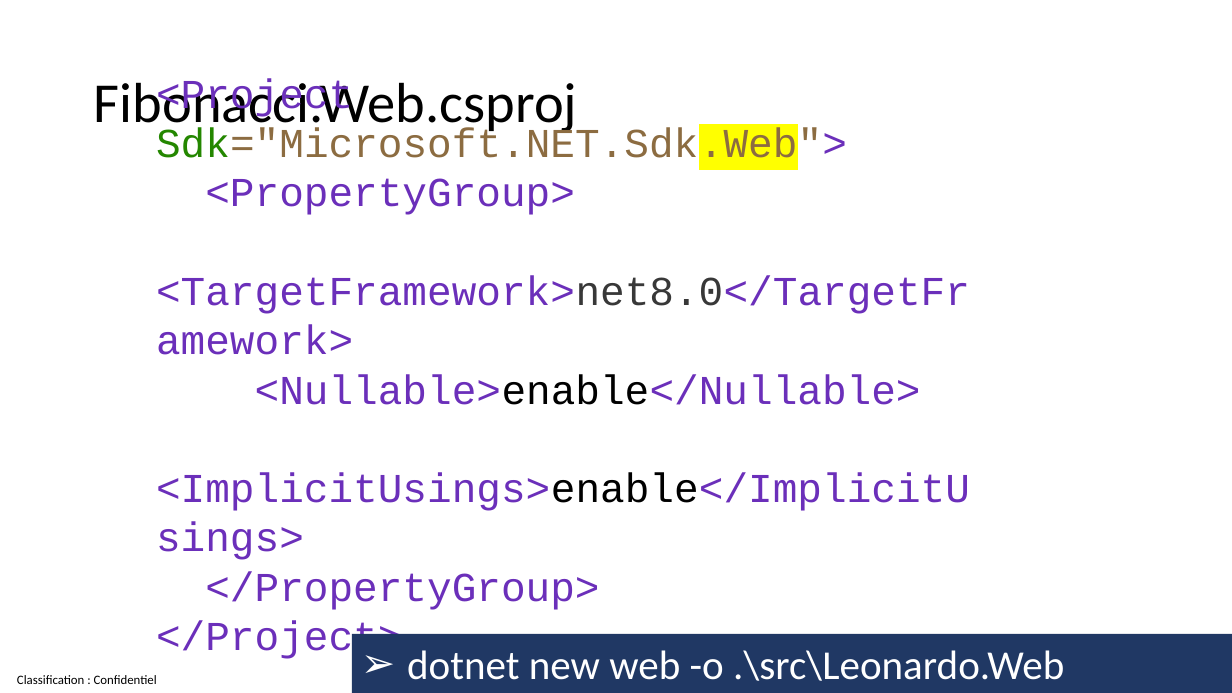
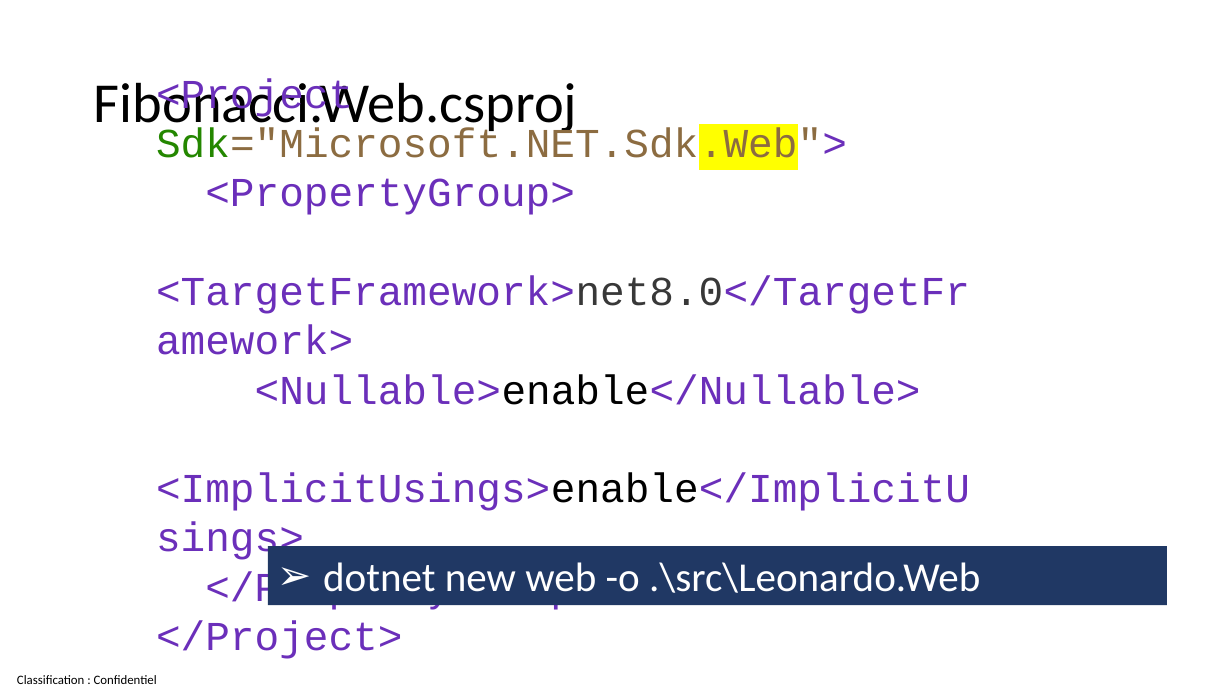
Before and after one commit to guillaume-chervet/course.dotnet, a slide deck: slide 108 of documentations/dotnet8.pptx. Drawn at 1232x693 pixels with LibreOffice and Linux fonts; fonts in the diff are those of the drawing. Boxes give left, top, right and bottom in pixels: in the first picture for what was removed or moved away, otherwise in the second. Text is boxed around its words. In the diff, an @@ line names an element or a change of style, - is before the commit and + after.

```diff
--- a/documentations/dotnet8.pptx
+++ b/documentations/dotnet8.pptx
@@ text "<Project Sdk="Microsoft.NET.Sdk.Web"> <PropertyGroup> <Targe ..." rewrapped from box(147, 184, 1001, 635) to box(156, 78, 970, 659) @@
@@ rectangle "dotnet new web -o .\src\Leonardo.Web": place and size @@
-rectangle "dotnet new web -o .\src\Leonardo.Web" at box(352, 634, 1232, 693)
+rectangle "dotnet new web -o .\src\Leonardo.Web" at box(268, 546, 1167, 605)
```
Also in this commit, not shown: 4 other slides changed.
